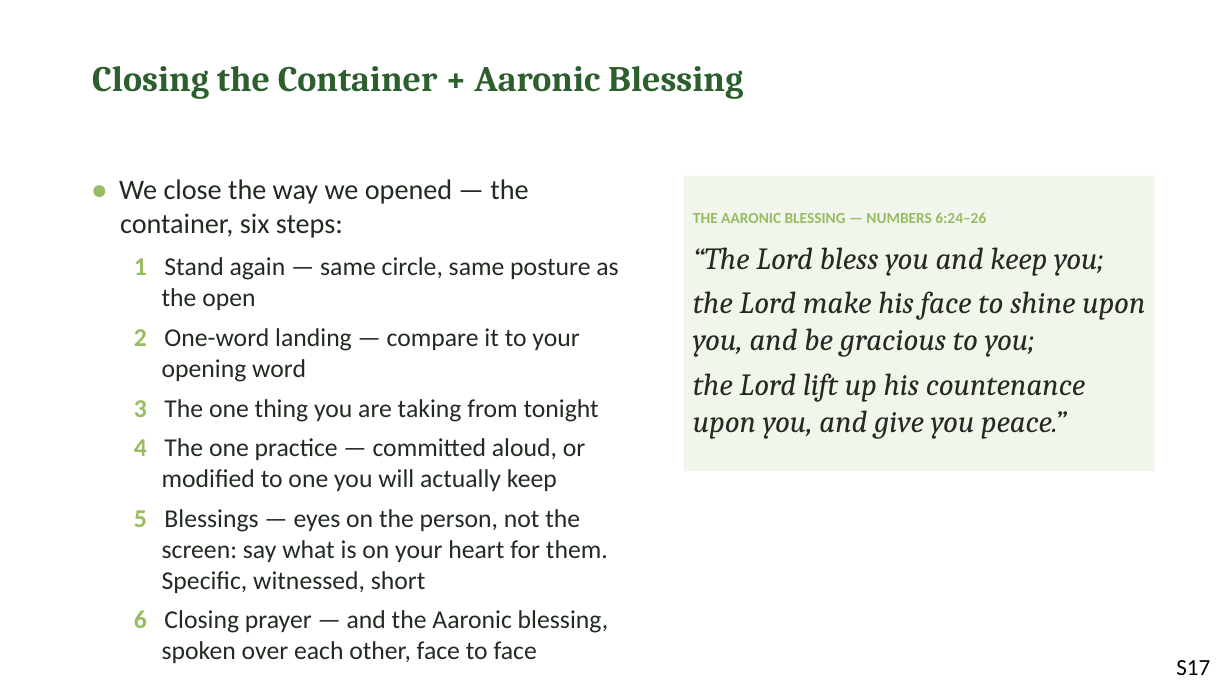
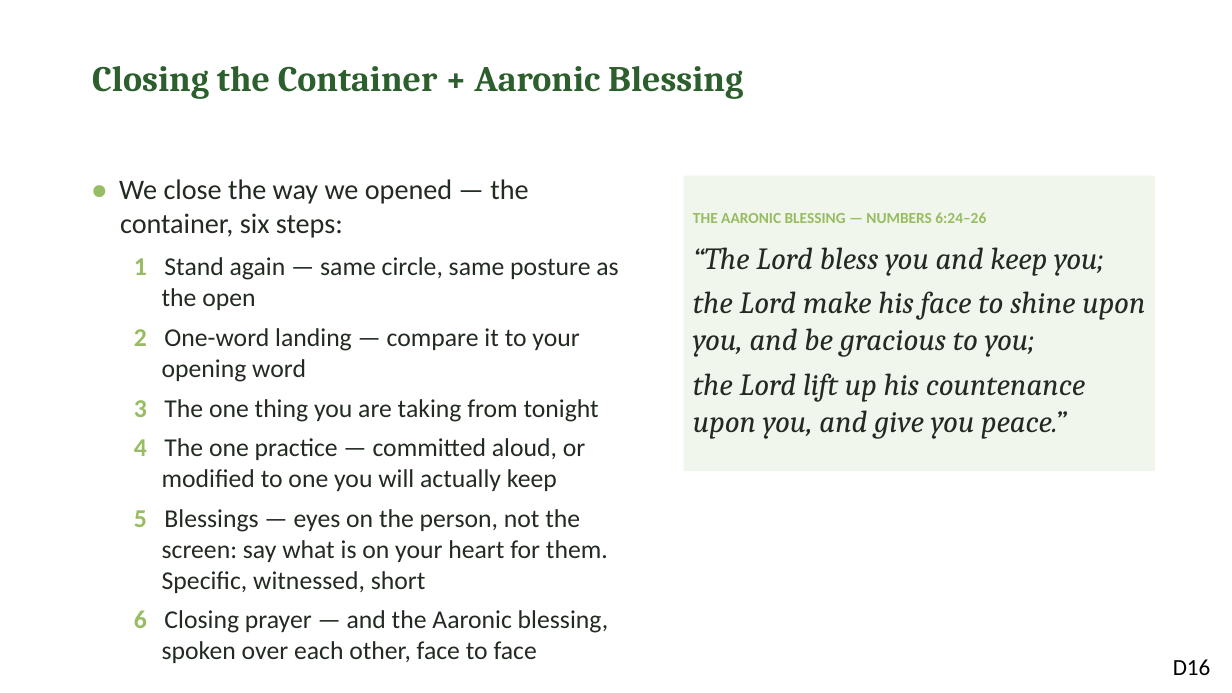
Before and after one commit to jgtittle-ministries/fellowship-of-the-heart-pilot-at-cca, a slide deck: slide 16 of docs/evening/materials/evening-13-slides.pptx (slide 17 before the commit). Drawn at 1232x693 pixels with LibreOffice and Linux fonts; fonts in the diff are those of the drawing. Boxes give left, top, right and bottom in pixels: in the first picture for what was removed or moved away, otherwise in the second. Text is boxed around its words. In the diff, an @@ line names an element or a change of style, - is before the commit and + after.

```diff
--- a/docs/evening/materials/evening-13-slides.pptx
+++ b/docs/evening/materials/evening-13-slides.pptx
@@ text at box(1173, 659, 1211, 675): text changed @@
-S17
+D16
```
Also in this commit, not shown: 15 other slides changed, 1 slide removed, 58 other files.
